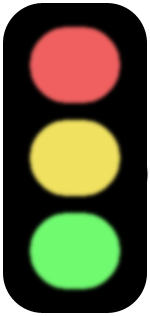
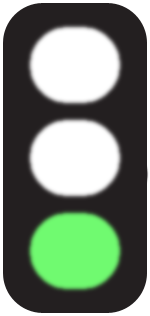
Revision of a layered 150 × 316 image; what changed, layer by layer:
hid "Red" over <box>22,20,130,113</box>
hid "Yellow" over <box>21,112,130,205</box>
